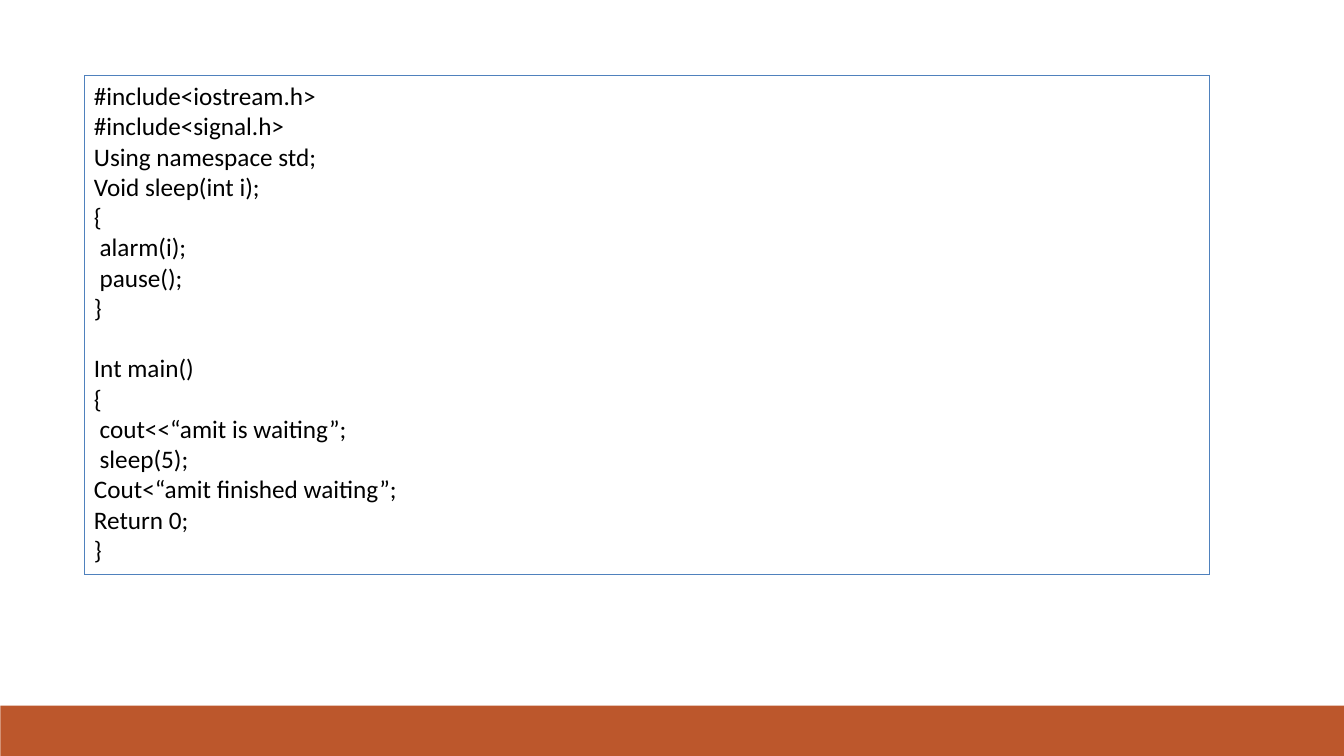
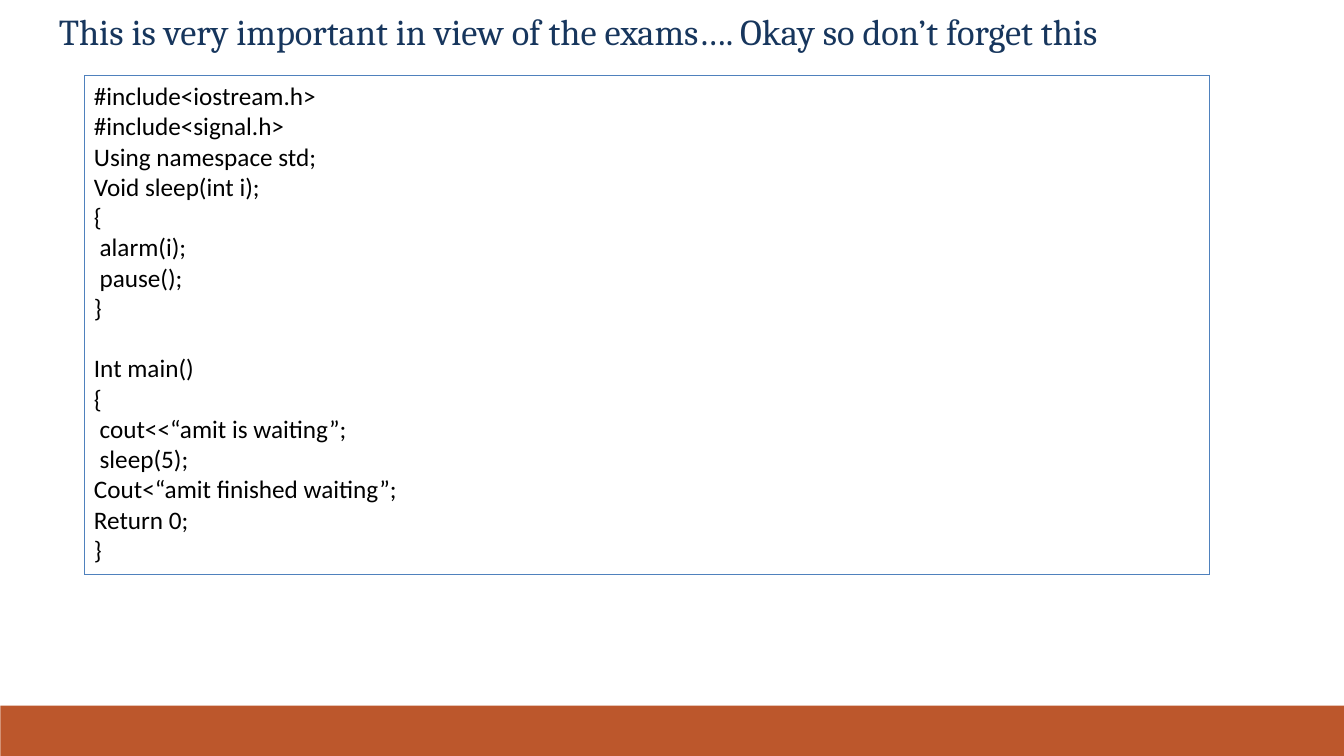
Before and after one commit to spiman9/BE-CSE, a slide deck: slide 20 of SEM-5/UNIX/Unit 4/UNIT-4-SIGNALS.pptx. Drawn at 1344x756 pixels with LibreOffice and Linux fonts; fonts in the diff are those of the drawing. Boxes give left, top, right and bottom in pixels: in the first picture for what was removed or moved away, otherwise in the second. Text is boxed around its words. In the diff, an @@ line names an element or a change of style, - is before the commit and + after.

```diff
--- a/SEM-5/UNIX/Unit 4/UNIT-4-SIGNALS.pptx
+++ b/SEM-5/UNIX/Unit 4/UNIT-4-SIGNALS.pptx
@@ title added at <box>59,19,1097,53</box>, 26 pt, text #17365D @@
+This is very important in view of the exams…. Okay so don’t forget this
```
Also in this commit, not shown: 2 other files.
